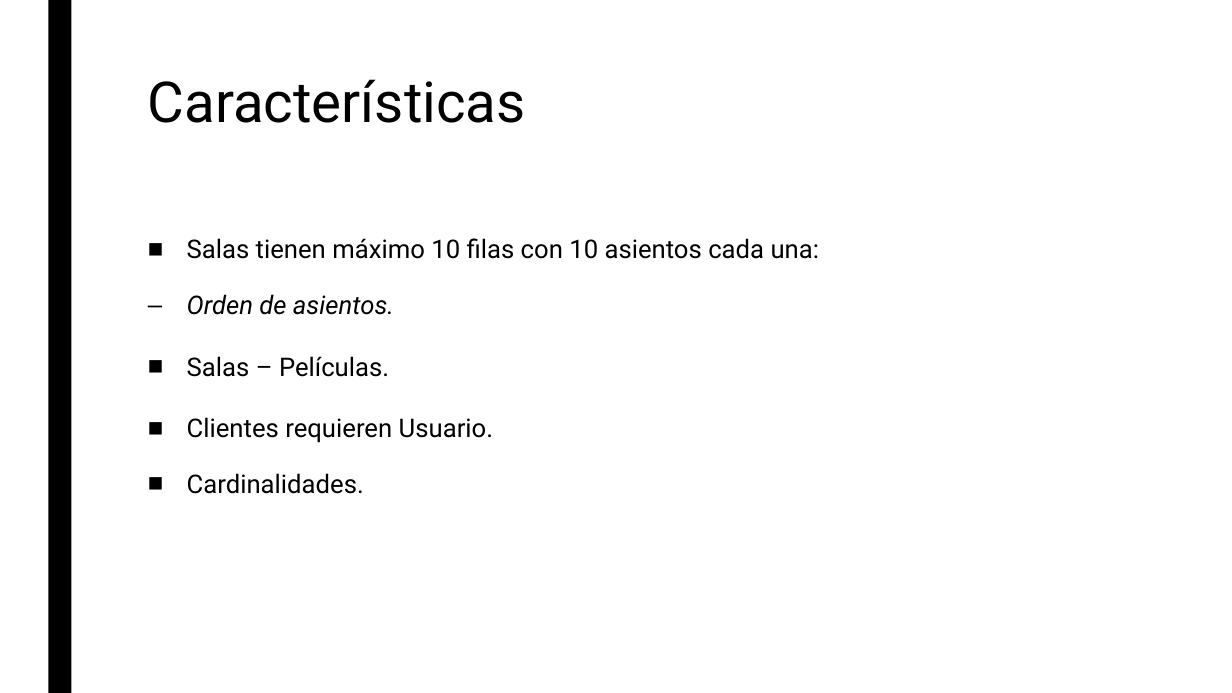
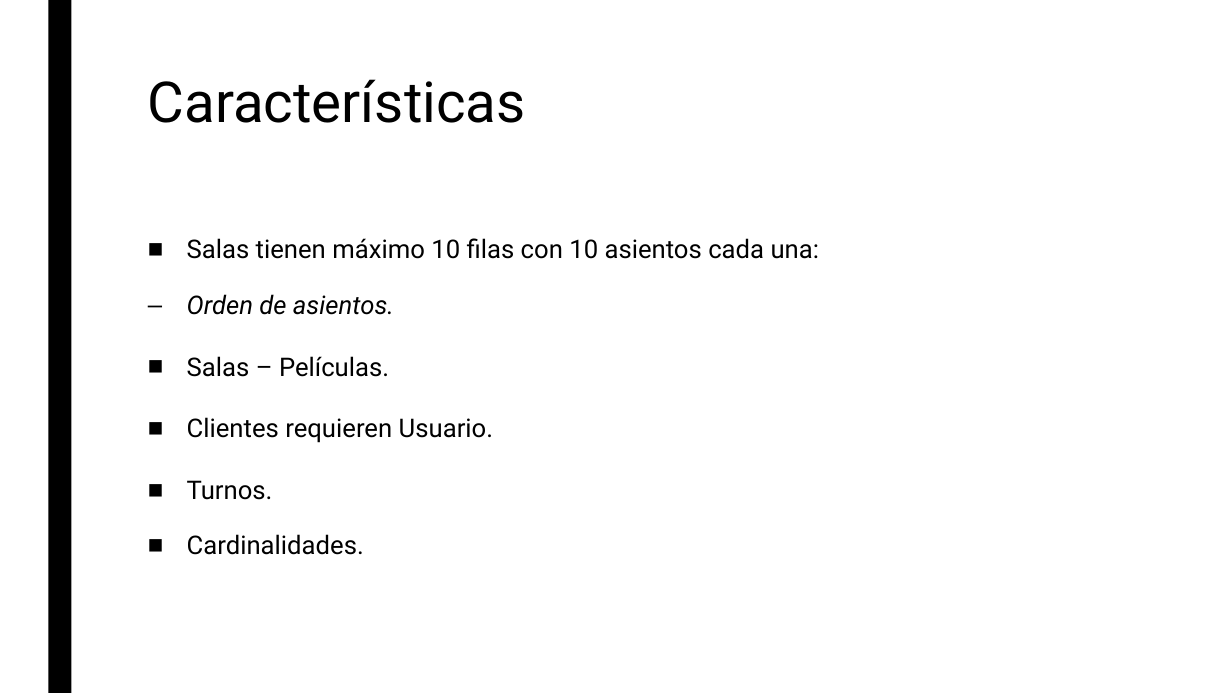
Before and after one commit to jpjorquera/Tarea2-BD, a slide deck: slide 3 of Caso/presentacion_caso.pptx. Drawn at 1232x693 pixels with LibreOffice and Linux fonts; fonts in the diff are those of the drawing. Boxes give left, top, right and bottom in pixels: in the first picture for what was removed or moved away, otherwise in the second. Text is boxed around its words. In the diff, an @@ line names an element or a change of style, - is before the commit and + after.

Commit message:
actualizada presentación

```diff
--- a/Caso/presentacion_caso.pptx
+++ b/Caso/presentacion_caso.pptx
@@ text at (187,480,273,500): paragraph added @@
+■ Turnos.
```
Also in this commit, not shown: 1 other file.
